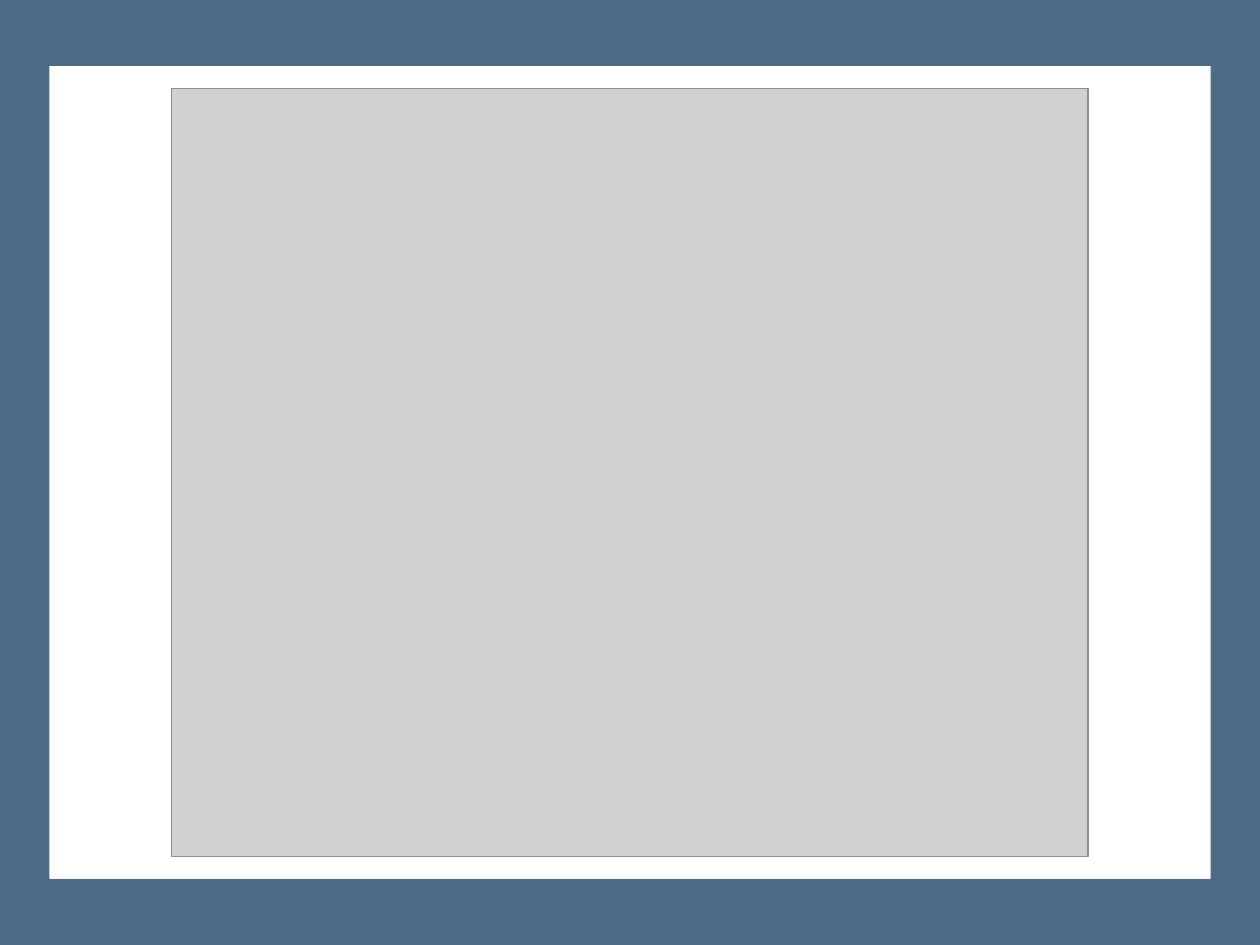
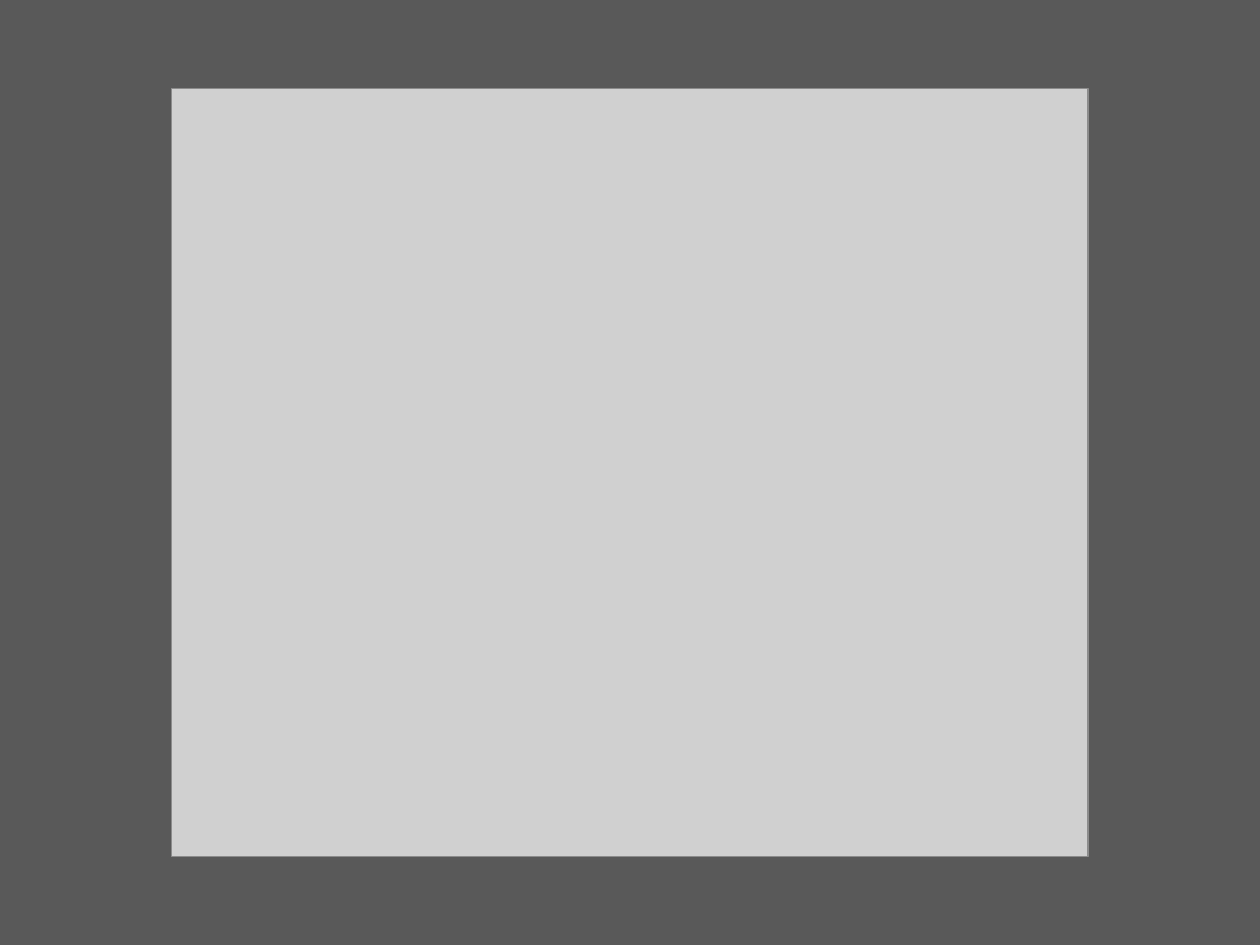
Before and after one commit to jweisenfeld/AI, a slide deck: slide 32 of pmc1/PMC-AI-Technical-Overview.pptx (slide 24 before the commit). Drawn at 1260x945 pixels with LibreOffice and Linux fonts; fonts in the diff are those of the drawing; grey boxes stand for pictures. Boxes give left, top, right and bottom in pixels: in the first picture for what was removed or moved away, otherwise in the second. Text is boxed around its words. In the diff, an @@ line names an element or a change of style, - is before the commit and + after.

```diff
--- a/pmc1/PMC-AI-Technical-Overview.pptx
+++ b/pmc1/PMC-AI-Technical-Overview.pptx
@@ background #FFFFFF to #595959 @@
@@ rectangle removed at <box>0,0,1260,945</box> @@
@@ rectangle removed at <box>49,67,1211,879</box> @@
```
Also in this commit, not shown: 12 other slides changed, 11 slides added, 1 slide removed, 1 other file.
